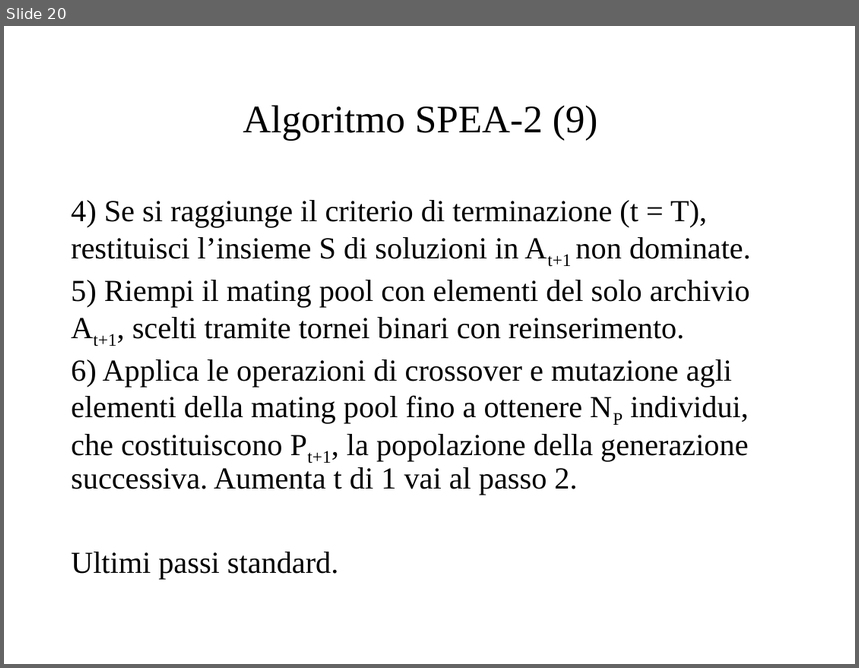
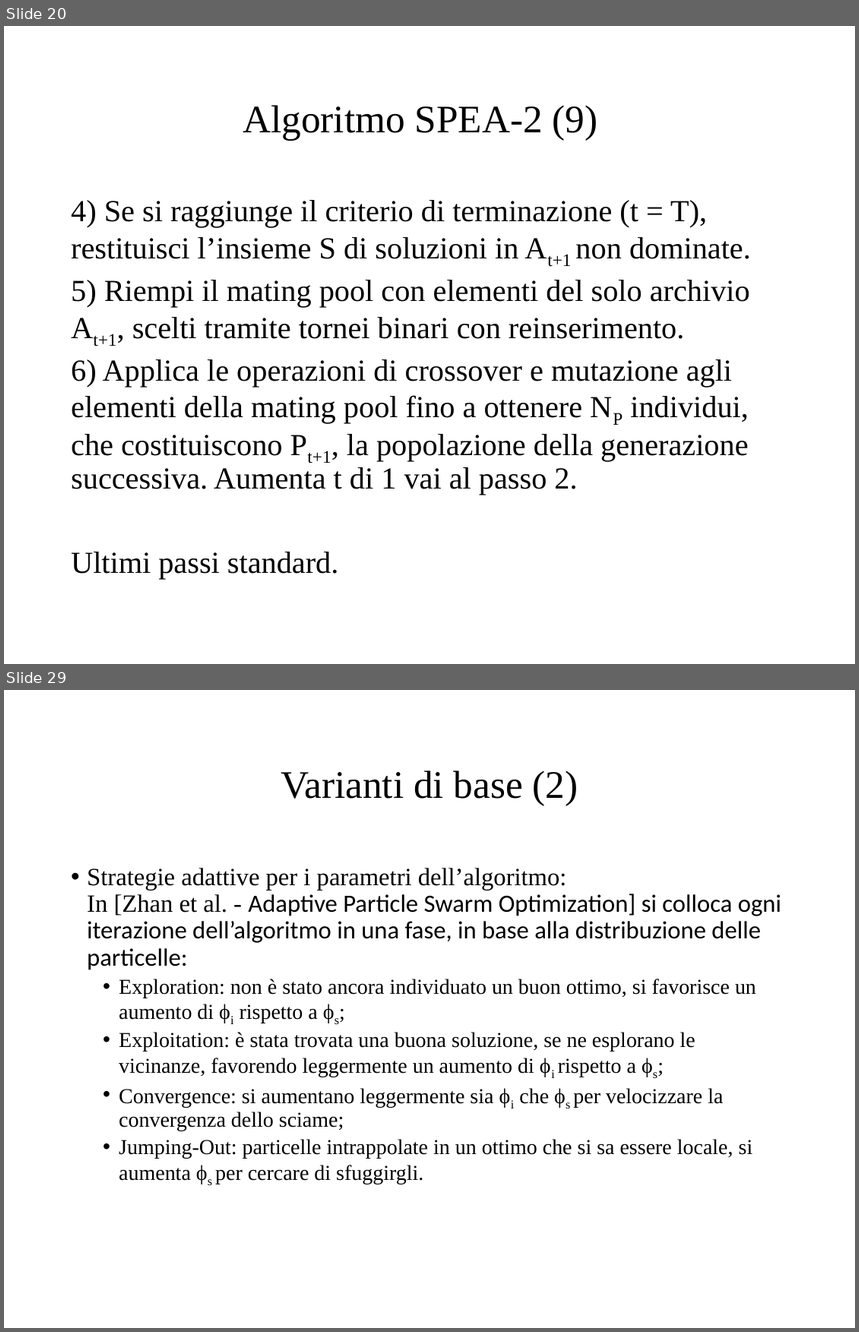
Before and after one commit to micferr/OptimizationProject, a slide deck: Presentation/Presentazione.pptx. Shown one above the other, each under a label of ours: slide 20 before the commit, slides 20 and 29 after it; the slides between them are not shown. The pictures are 859x668 and 859x1332 pixels, drawn with LibreOffice and Linux fonts; fonts in the diff are those of the drawing. Boxes give left, top, right and bottom in pixels: in the first picture for what was removed or moved away, otherwise in the second. Text is boxed around its words. In the diff, an @@ line names an element or a change of style, - is before the commit and + after.

```diff
--- a/Presentation/Presentazione.pptx
+++ b/Presentation/Presentazione.pptx
@@ slide 29 added at (x1=4, y1=690, x2=855, y2=1328), background #FFFFFF @@
@@ title added at (x1=281, y1=771, x2=579, y2=806), 33 pt, text #000000 @@
+Varianti di base (2)
@@ text added at (x1=87, y1=868, x2=781, y2=1184), 18 pt, text #000000 @@
+• Strategie adattive per i parametri dell’algoritmo:
+  In [Zhan et al. - Adaptive Particle Swarm Optimization] si colloca ogni iterazione dell’algoritmo in una fase, in base alla distribuzione delle particelle:
+  • Exploration: non è stato ancora individuato un buon ottimo, si favorisce un aumento di ϕi rispetto a ϕs;
+  • Exploitation: è stata trovata una buona soluzione, se ne esplorano le vicinanze, favorendo leggermente un aumento di ϕi rispetto a ϕs;
+  • Convergence: si aumentano leggermente sia ϕi che ϕs per velocizzare la convergenza dello sciame;
+  • Jumping-Out: particelle intrappolate in un ottimo che si sa essere locale, si aumenta ϕs per cercare di sfuggirgli.
```
Also in this commit, not shown: 1 slide changed, 12 other slides added, 1 slide removed.
